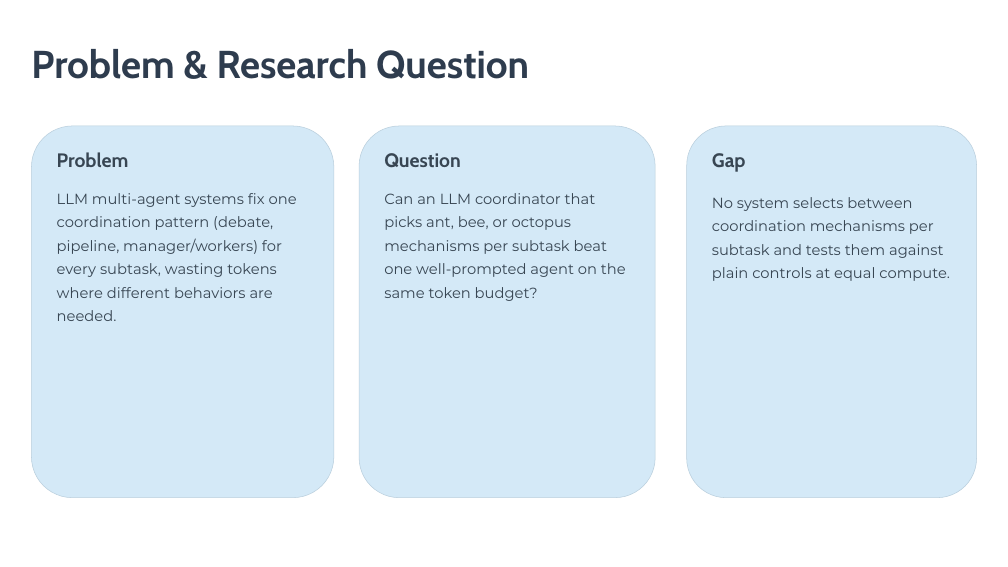
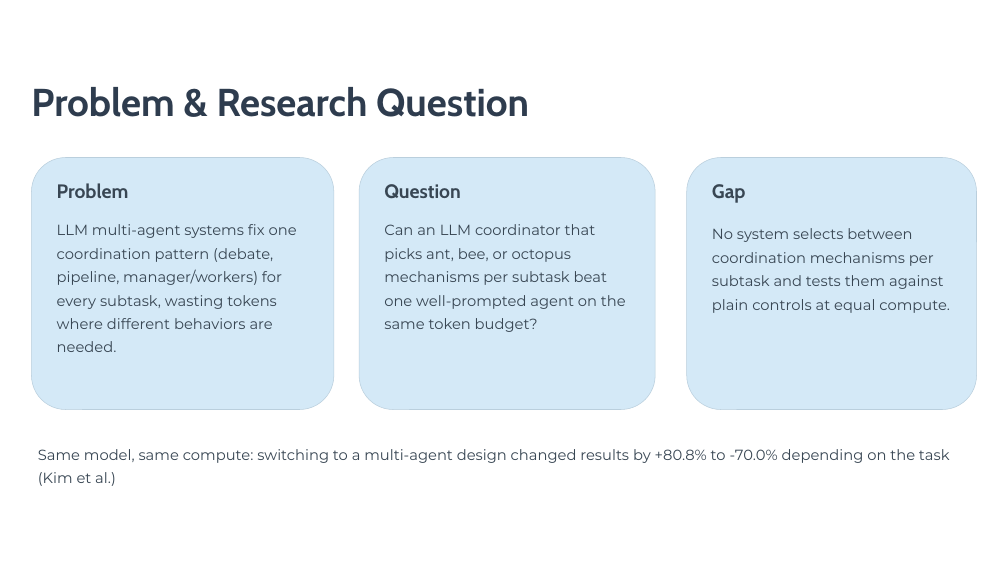
Before and after one commit to Nikshay1/BTP, a slide deck: slide 2 of presentation/panel-deck-10-slides.pptx. Drawn at 1008x567 pixels with LibreOffice and Linux fonts; fonts in the diff are those of the drawing. Boxes give left, top, right and bottom in pixels: in the first picture for what was removed or moved away, otherwise in the second. Text is boxed around its words. In the diff, an @@ line names an element or a change of style, - is before the commit and + after.

```diff
--- a/presentation/panel-deck-10-slides.pptx
+++ b/presentation/panel-deck-10-slides.pptx
@@ text "Problem & Research Question": place and size @@
-text "Problem & Research Question" at bbox=[31, 49, 529, 79]
+text "Problem & Research Question" at bbox=[31, 87, 529, 117]
@@ rounded rectangle: place and size @@
-rounded rectangle at bbox=[32, 126, 334, 498]
+rounded rectangle at bbox=[32, 157, 334, 409]
@@ rounded rectangle: place and size @@
-rounded rectangle at bbox=[359, 126, 656, 498]
+rounded rectangle at bbox=[359, 157, 656, 409]
@@ rounded rectangle: place and size @@
-rounded rectangle at bbox=[687, 126, 976, 498]
+rounded rectangle at bbox=[687, 157, 976, 409]
@@ 3 texts: place and size @@
-3 texts at bbox=[57, 152, 746, 172]
+3 texts at bbox=[57, 183, 746, 203]
@@ text "LLM multi-agent systems fix one ...": place and size @@
-text "LLM multi-agent systems fix one ..." at bbox=[57, 193, 297, 321]
+text "LLM multi-agent systems fix one ..." at bbox=[57, 224, 297, 352]
@@ text "Can an LLM coordinator that ...": place and size @@
-text "Can an LLM coordinator that ..." at bbox=[384, 193, 626, 301]
+text "Can an LLM coordinator that ..." at bbox=[384, 224, 626, 332]
@@ text "No system selects between coordination ...": place and size @@
-text "No system selects between coordination ..." at bbox=[712, 197, 950, 281]
+text "No system selects between coordination ..." at bbox=[712, 228, 950, 313]
@@ text added at bbox=[38, 449, 950, 486], 14 pt, text #384653 @@
+Same model, same compute: switching to a multi-agent design changed results by +80.8% to -70.0% depending on the task
+(Kim et al.)
```
Also in this commit, not shown: 1 other file.
